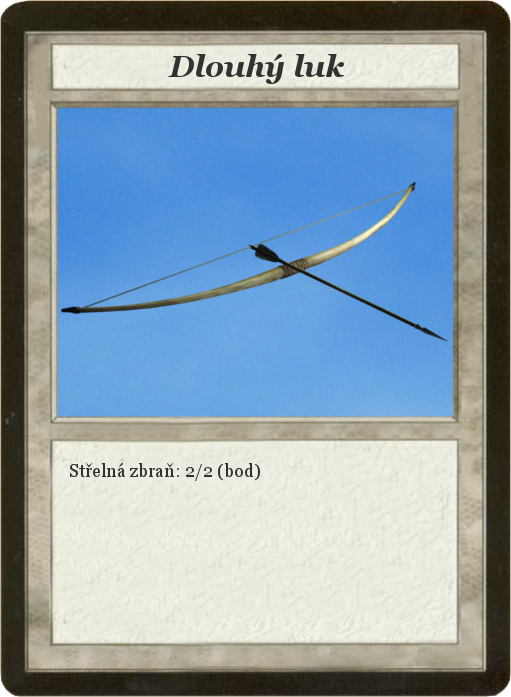
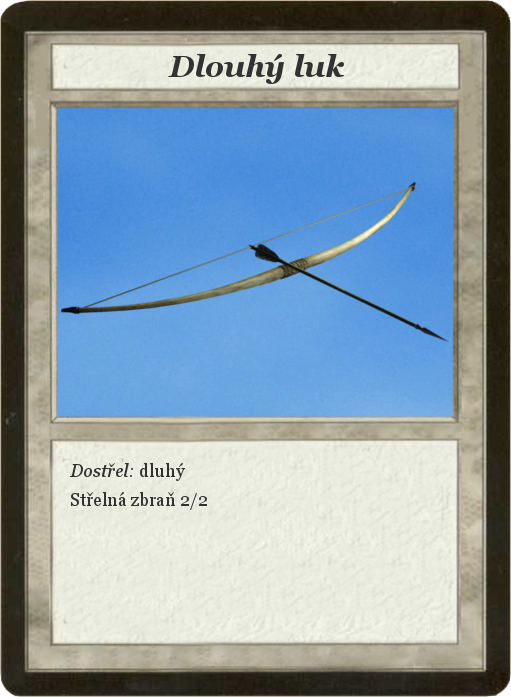
Two versions of the same layered image (511 x 697). Layer-by-layer changes:
renamed "Střelná zbraň: 2/2 (bod)" to "Dostřel: dluhý ...", painted on it over [69,463,260,510]
